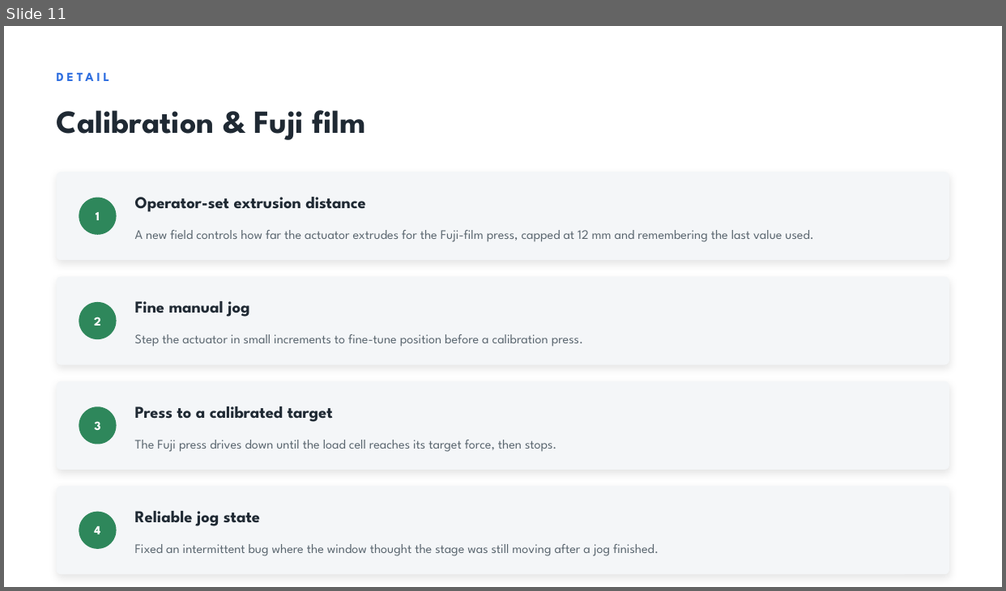
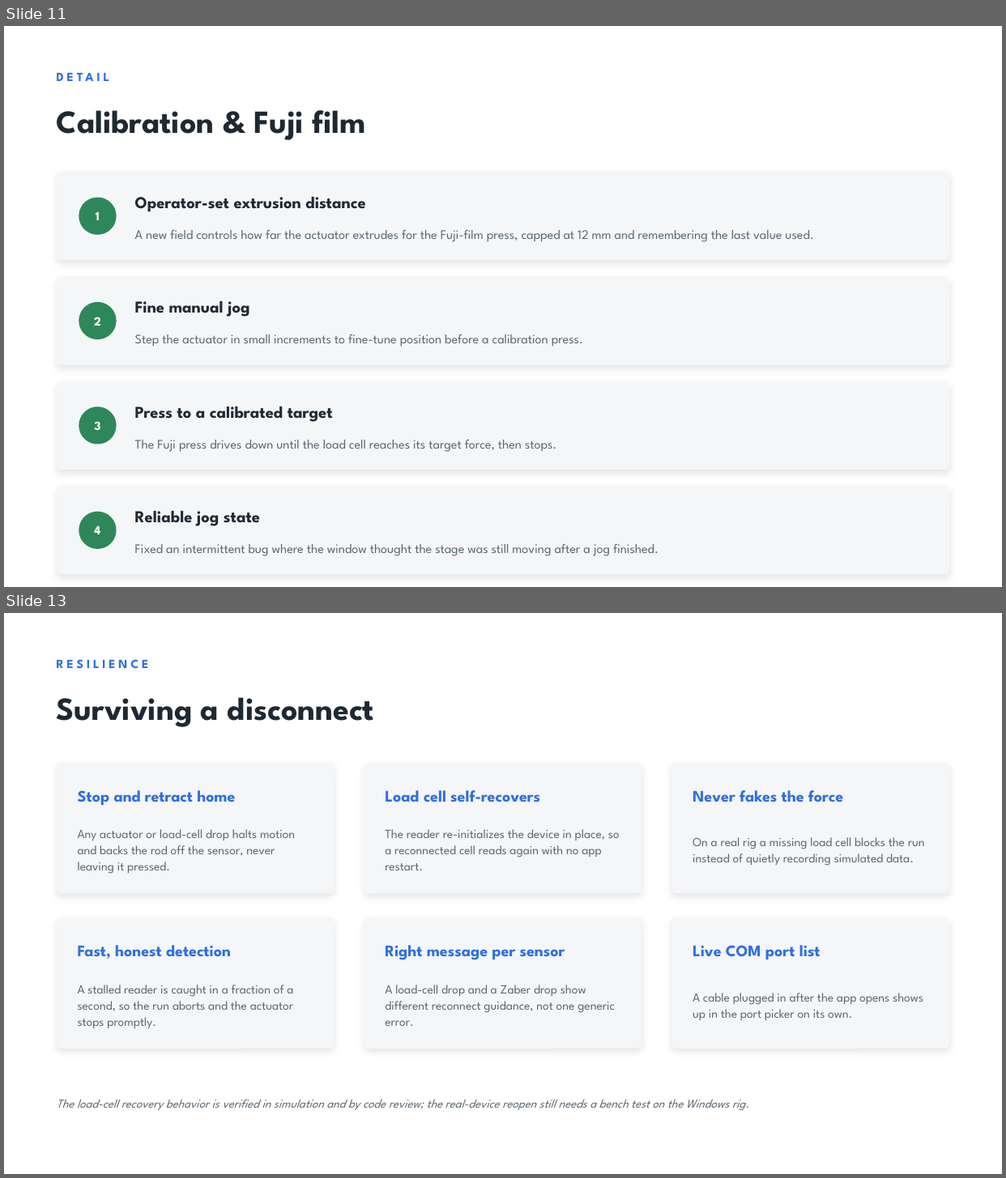
Before and after one commit to jacqchuang09/test_fixture, a slide deck: slideshow/Test_Fixture_GUI_Update.pptx. Shown one above the other, each under a label of ours: slide 11 before the commit, slides 11 and 13 after it; the slides between them are not shown. The pictures are 1006x591 and 1006x1178 pixels, drawn with LibreOffice and Linux fonts; fonts in the diff are those of the drawing. Boxes give left, top, right and bottom in pixels: in the first picture for what was removed or moved away, otherwise in the second. Text is boxed around its words. In the diff, an @@ line names an element or a change of style, - is before the commit and + after.

```diff
--- a/slideshow/Test_Fixture_GUI_Update.pptx
+++ b/slideshow/Test_Fixture_GUI_Update.pptx
@@ slide 13 added at (4,613,1002,1174), background #FFFFFF @@
@@ text added at (57,659,149,668), 12 pt, text #2F6FE0, bold @@
+RESILIENCE
@@ text added at (57,697,374,727), 31 pt, text #1F2933, bold @@
+Surviving a disconnect
@@ rounded rectangle added at (57,763,334,894), fill #F4F6F8 @@
@@ rounded rectangle added at (364,763,641,894), fill #F4F6F8 @@
@@ rounded rectangle added at (671,763,949,894), fill #F4F6F8 @@
@@ text added at (78,790,235,805), 15.5 pt, text #2F6FE0, bold @@
+Stop and retract home
@@ text added at (385,790,540,803), 15.5 pt, text #2F6FE0, bold @@
+Load cell self-recovers
@@ text added at (692,790,843,803), 15.5 pt, text #2F6FE0, bold @@
+Never fakes the force
@@ text added at (78,829,295,874), 12 pt, text #5B6770 @@
+Any actuator or load-cell drop halts motion and backs the rod off the sensor, never leaving it pressed.
@@ text added at (385,829,620,871), 12 pt, text #5B6770 @@
+The reader re-initializes the device in place, so a reconnected cell reads again with no app restart.
@@ text added at (692,837,925,866), 12 pt, text #5B6770 @@
+On a real rig a missing load cell blocks the run instead of quietly recording simulated data.
@@ rounded rectangle added at (57,918,334,1049), fill #F4F6F8 @@
@@ rounded rectangle added at (364,918,641,1049), fill #F4F6F8 @@
@@ rounded rectangle added at (671,918,949,1049), fill #F4F6F8 @@
@@ text added at (78,945,231,959), 15.5 pt, text #2F6FE0, bold @@
+Fast, honest detection
@@ text added at (385,945,565,960), 15.5 pt, text #2F6FE0, bold @@
+Right message per sensor
@@ text added at (692,945,820,960), 15.5 pt, text #2F6FE0, bold @@
+Live COM port list
@@ text added at (78,985,293,1029), 12 pt, text #5B6770 @@
+A stalled reader is caught in a fraction of a second, so the run aborts and the actuator stops promptly.
@@ text added at (385,985,615,1026), 12 pt, text #5B6770 @@
+A load-cell drop and a Zaber drop show different reconnect guidance, not one generic error.
@@ text added at (692,993,923,1020), 12 pt, text #5B6770 @@
+A cable plugged in after the app opens shows up in the port picker on its own.
@@ text added at (57,1099,749,1110), 11.5 pt, text #5B6770, italic @@
+The load-cell recovery behavior is verified in simulation and by code review; the real-device reopen still needs a bench test on the Windows rig.
```
Also in this commit, not shown: 7 slides changed, 3 other slides added, 6 other files.
